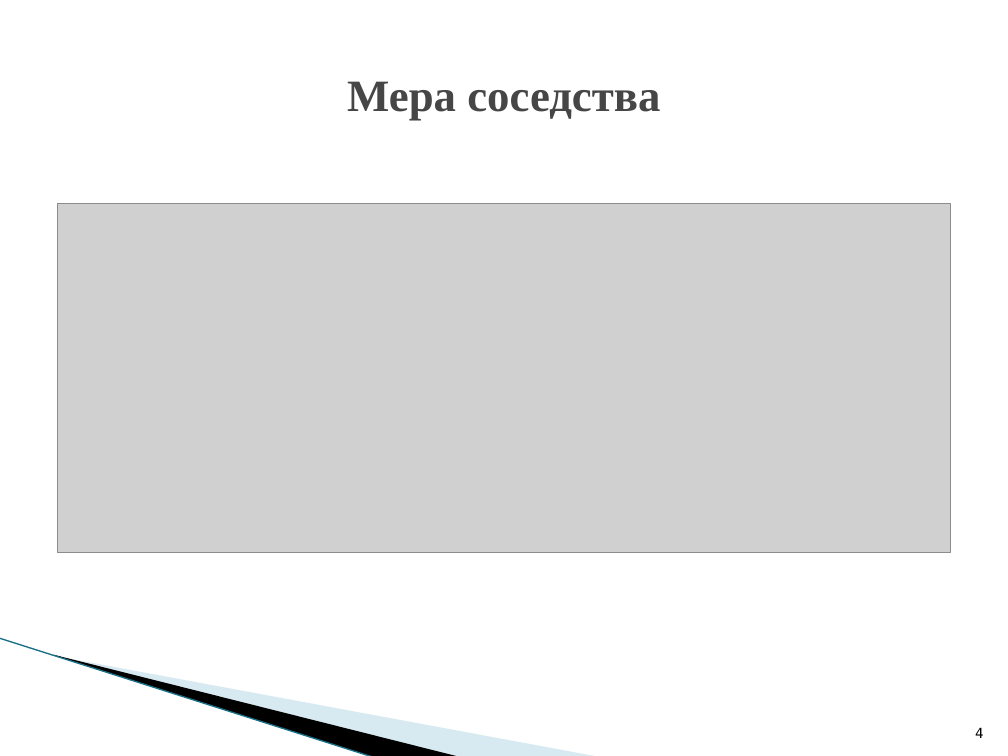
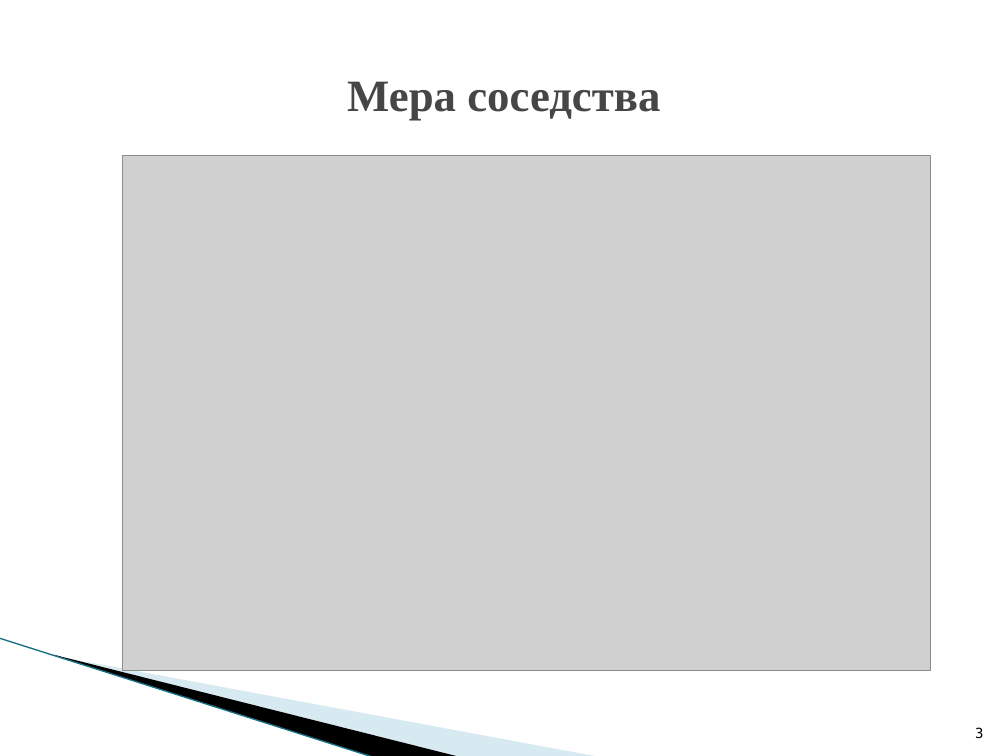
Before and after one commit to Meteshov/mygarduate, a slide deck: slide 3 of presentation/Meteshov.pptx (slide 4 before the commit). Drawn at 1008x756 pixels with LibreOffice and Linux fonts; fonts in the diff are those of the drawing; grey boxes stand for pictures; background and template pictures are left out. Boxes give left, top, right and bottom in pixels: in the first picture for what was removed or moved away, otherwise in the second. Text is boxed around its words. In the diff, an @@ line names an element or a change of style, - is before the commit and + after.

```diff
--- a/presentation/Meteshov.pptx
+++ b/presentation/Meteshov.pptx
@@ picture: place and size @@
-picture at box(57, 204, 950, 553)
+picture at box(123, 156, 930, 671)
@@ page number at box(975, 727, 983, 739): text changed @@
-4
+3
```
Also in this commit, not shown: 3 other slides changed, 8 slides added, 3 slides removed, 28 other files.
